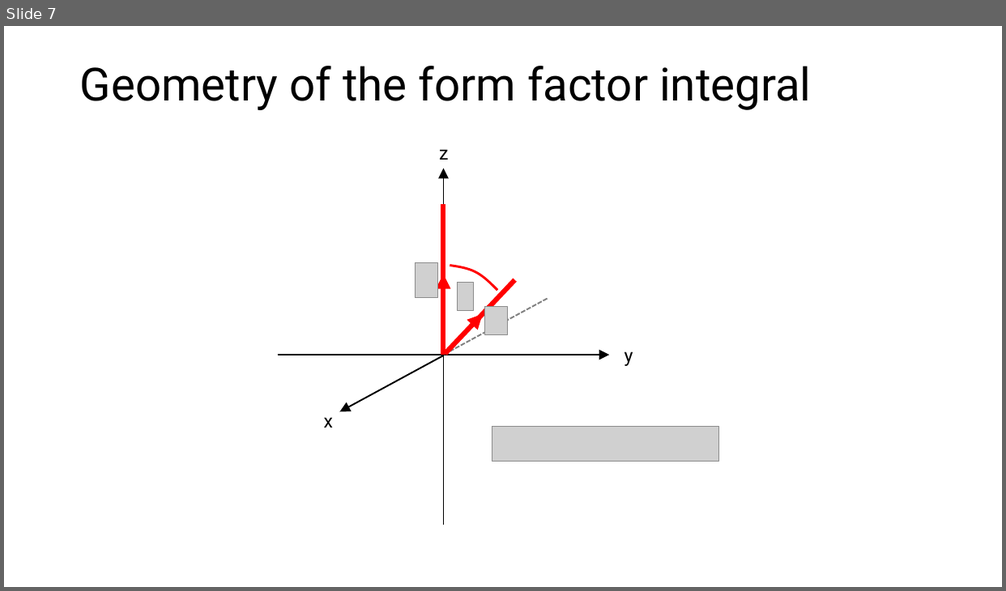
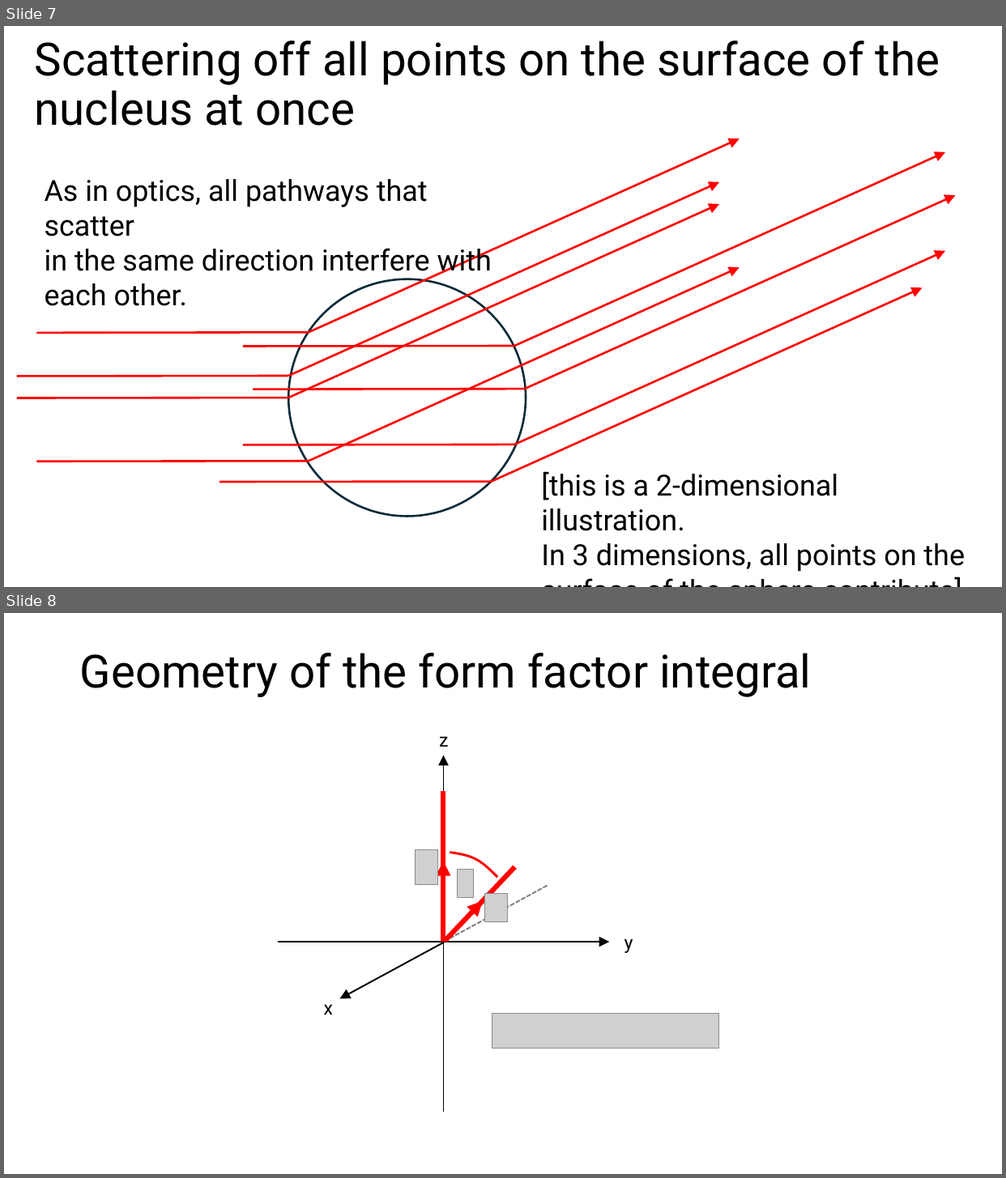
Before and after one commit to eddaw1/dark_matter_course, a slide deck: chapter3/lecture_3_illustrations.pptx. Shown one above the other, each under a label of ours: slide 7 before the commit, slides 7 and 8 after it. The pictures are 1006x591 and 1006x1178 pixels, drawn with LibreOffice and Linux fonts; fonts in the diff are those of the drawing; grey boxes stand for pictures. Boxes give left, top, right and bottom in pixels: in the first picture for what was removed or moved away, otherwise in the second. Text is boxed around its words. In the diff, an @@ line names an element or a change of style, - is before the commit and + after.

```diff
--- a/chapter3/lecture_3_illustrations.pptx
+++ b/chapter3/lecture_3_illustrations.pptx
@@ slide 7 added at (x1=4, y1=26, x2=1002, y2=587), background #FFFFFF @@
@@ text added at (x1=35, y1=41, x2=940, y2=126), 44 pt, text #000000 @@
+Scattering off all points on the surface of the nucleus at once
@@ text added at (x1=44, y1=179, x2=492, y2=306), 28 pt, text #000000 @@
+As in optics, all pathways that scatter
+in the same direction interfere with
+each other.
@@ group added at (x1=17, y1=139, x2=956, y2=516): 8 lines, 8 arrows, 1 ellipse @@
@@ text added at (x1=541, y1=472, x2=965, y2=572), 28 pt, text #000000 @@
+[this is a 2-dimensional illustration.
+In 3 dimensions, all points on the
+surface of the sphere contribute]
@@ what was slide 7 is now slide 8 @@
```
Also in this commit, not shown: 1 other file.
